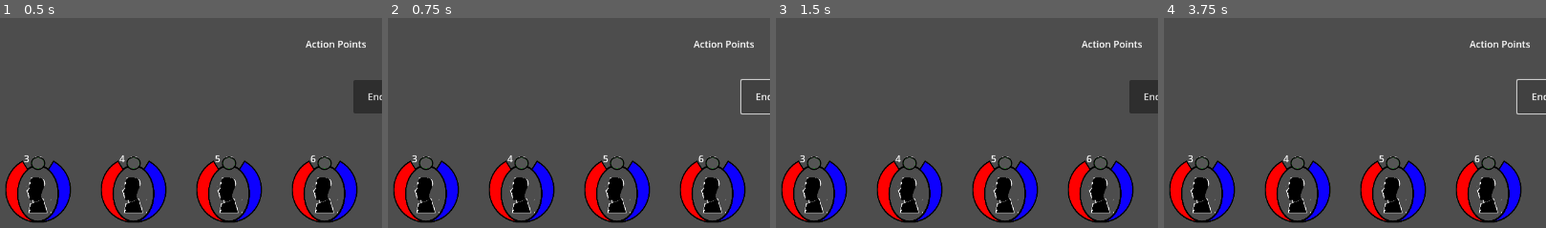
Above: before the commit, frames 1-4 (left to right).
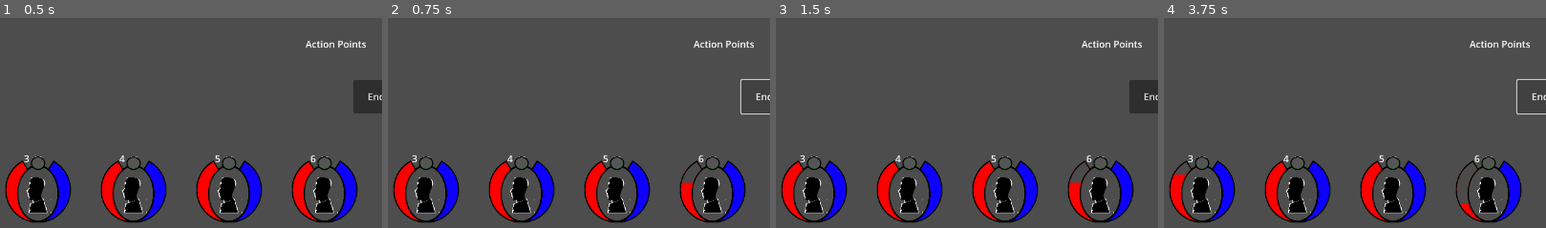
Above: after the commit, the same moments.

Repository: JaroschJr/RPG
Game: Godot game, scene res://Battle/Battlefield.tscn
Same seed, same stepped clock (60 frames per second), same inputs: the game is played once before the commit and once after it. The project has no main scene, so this scene is started directly.
Inputs (mouse positions are % of the whole screen's width and height, from its top left):
- Up to frame 1 (0.5 s): no input
- Up to frame 2 (0.75 s): click "End Turn" at 0.5 s
- Up to frame 3 (1.5 s): click (13, 46) at 1.27 s
- Up to frame 4 (3.75 s): click "End Turn" at 2 s; click (13, 46) at 2.77 s; click "End Turn" at 3.5 s
The pictures show only the part of the screen within x 45-95%, y 50-100%; the shares and areas given below are measured in that part.

Frame 1 is identical in both runs. In frame 2, 0.3% of the frame differs, in the area x 76-82%, y 68-79%; in frame 3, 0.3%; in frame 4, 0.7%, in the area x 2-82%, y 68-89%.

Commit message:
Enemy can use abilities on it's turn.

Diff:
--- a/Battle/BatleCharacter.gd
+++ b/Battle/BatleCharacter.gd
@@ -75,6 +75,7 @@
 
 func _damage(damagepoints, type):
 	#apply resistiances first.
+	print("damage ", damagepoints)
 	if damagepoints > stamina:
 		damagepoints = damagepoints - stamina
 		stamina = 0
--- a/Battle/Battlefield.gd
+++ b/Battle/Battlefield.gd
@@ -74,6 +74,7 @@
 
 func _turn():
 	#enemy moves
+	$TrainingDummy._move()
 	for i in party.size():
 		party[i]._turn_start()
 	_set_action_points(5)
@@ -89,3 +90,10 @@
 
 func _get_action_points():
 	return action_points
+
+
+
+func _on_training_dummy_attacking(attacker, attack):
+	print("Dummy turn!")
+	ability_scripts._use_ability(attacker, attack, party.pick_random(), self)
+	pass # Replace with function body.
--- a/Battle/Battlefield.tscn
+++ b/Battle/Battlefield.tscn
@@ -14,9 +14,6 @@
 
 [node name="CollisionShape2D" type="CollisionShape2D" parent="PartyArea"]
 shape = SubResource("RectangleShape2D_fn0um")
-
-[node name="TrainingDummy" parent="." instance=ExtResource("2_44noh")]
-position = Vector2(640, 160)
 
 [node name="AbilityReadied" type="Label" parent="."]
 offset_right = 104.0
@@ -42,4 +39,8 @@
 offset_right = 1281.0
 offset_bottom = 448.0
 
+[node name="TrainingDummy" parent="." instance=ExtResource("2_44noh")]
+position = Vector2(640, 160)
+
 [connection signal="button_down" from="EndTurnButton" to="." method="_on_end_turn_button_button_down"]
+[connection signal="attacking" from="TrainingDummy" to="." method="_on_training_dummy_attacking"]
--- a/Battle/Enemy.gd
+++ b/Battle/Enemy.gd
@@ -4,8 +4,9 @@
 var maxHealth
 var mousedOver
 var move_list
+var strength
 
-
+signal attacking(attacker, attack)
 # Called when the node enters the scene tree for the first time.
 func _ready():
 	$HealthBar.value = 100
@@ -32,3 +33,8 @@
 	#that entities will have different vulnerabilities too.
 	health = health - damagepoints
 	$HealthBar.value = 100 * health / maxHealth
+
+func _move(): #what it does in it's turn.
+	print("gets here 1")
+	attacking.emit(self, move_list[0])
+	return
--- a/Battle/TrainingDummy.gd
+++ b/Battle/TrainingDummy.gd
@@ -9,3 +9,5 @@
 	super._ready()
 	maxHealth = 80
 	health = maxHealth
+	move_list = [global_values._get_ability("slash")]
+	strength = 50
--- a/ability_scripts.gd
+++ b/ability_scripts.gd
@@ -20,16 +20,22 @@
 func _use_ability(user, ability, target, battlefield):
 	#if battlefield.action_points < ability.ap_cost:
 	#	return
-	if  battlefield.action_points < ability.ap_cost:
+	if user is Enemy:
+		_match_and_use_ability(user, ability, target, battlefield)
+		return
+	elif  battlefield.action_points < ability.ap_cost:
 		print("Not enough AP")
 		return
-	if user.stamina < ability.sp_cost:
+	elif user.stamina < ability.sp_cost:
 		print("Too tired!")
 		return
 
 	battlefield._set_action_points( battlefield.action_points - ability.ap_cost)
 	user._spend_stamina(ability.sp_cost)
 	user._move_poke()
+	_match_and_use_ability(user, ability, target, battlefield)
+
+func _match_and_use_ability(user, ability, target, battlefield):
 	match ability.ability_id:
 		"slash":
 			_slash(user, ability, target, battlefield)
@@ -38,6 +44,8 @@
 
 func _slash(user, ability_id, target, battlefield):
 	var damage = rng.randi_range(0, user.strength)
+	print(user)
+	print(target)
 	target._damage(damage, "placeholder")
 	print(str("Hit for ", damage))
 	pass
